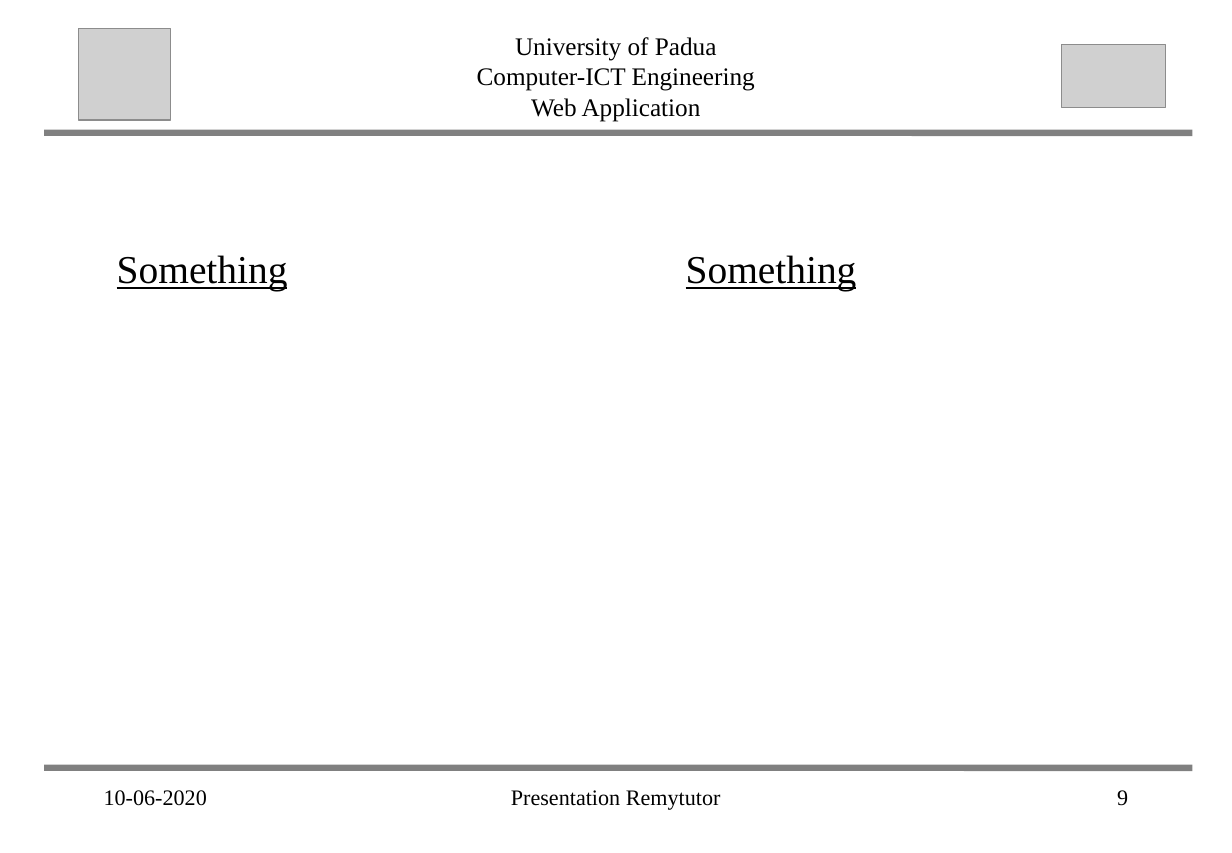
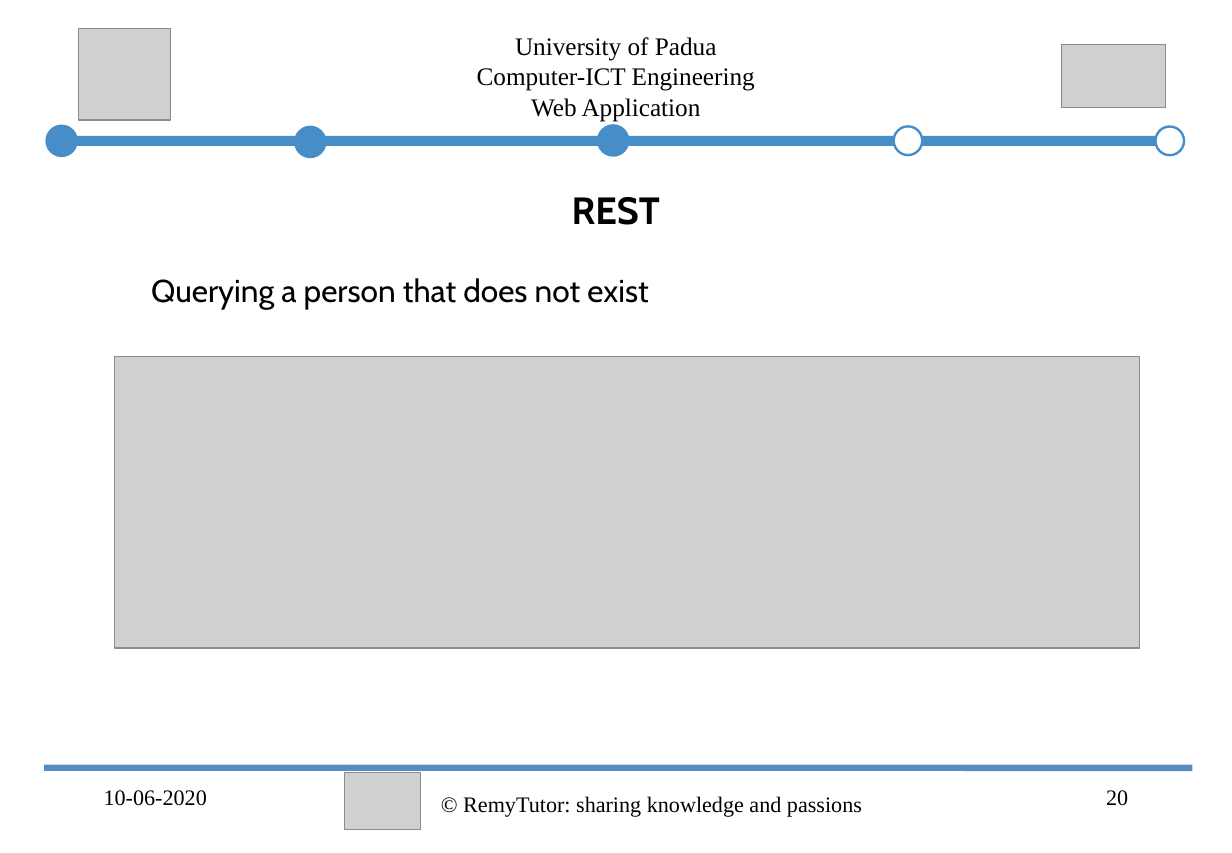
Before and after one commit to abahmadb/Web-Applications, a slide deck: slide 20 of HW2-RemuTutor-2019-2020 - Ahmad.ppt (slide 9 before the commit). Drawn at 1232x853 pixels with LibreOffice and Linux fonts; fonts in the diff are those of the drawing; grey boxes stand for pictures. Boxes give left, top, right and bottom in pixels: in the first picture for what was removed or moved away, otherwise in the second. Text is boxed around its words. In the diff, an @@ line names an element or a change of style, - is before the commit and + after.

```diff
--- a/HW2-RemuTutor-2019-2020 - Ahmad.ppt
+++ b/HW2-RemuTutor-2019-2020 - Ahmad.ppt
@@ line moved from (48, 133) - (1189, 133) to (59, 141) - (1167, 141) @@
@@ line (59, 141) - (1167, 141): stroke #808080 4 pt to #478DC7 6.24 pt @@
@@ group added at (x1=50, y1=126, x2=1183, y2=155): 5 ellipses @@
@@ text added at (x1=572, y1=197, x2=660, y2=225), 24 pt, text #000000, bold @@
+REST
@@ text removed at (x1=117, y1=255, x2=288, y2=291) @@
-Something
@@ text removed at (x1=686, y1=255, x2=857, y2=291) @@
-Something
@@ text added at (x1=151, y1=278, x2=648, y2=309), 20 pt, text #000000 @@
+❑ Querying a person that does not exist
@@ picture added at (x1=115, y1=357, x2=1139, y2=648) @@
@@ line (48, 767) - (1189, 767): stroke #808080 4 pt to #588CC1 4 pt @@
@@ picture added at (x1=344, y1=772, x2=421, y2=829) @@
@@ text at (x1=463, y1=796, x2=862, y2=817): text changed @@
-Presentation Remytutor
+© RemyTutor: sharing knowledge and passions
@@ page number at (x1=1106, y1=790, x2=1128, y2=806): text changed @@
-9
+20
```
Also in this commit, not shown: 11 other slides changed, 15 slides added, 28 other files.
